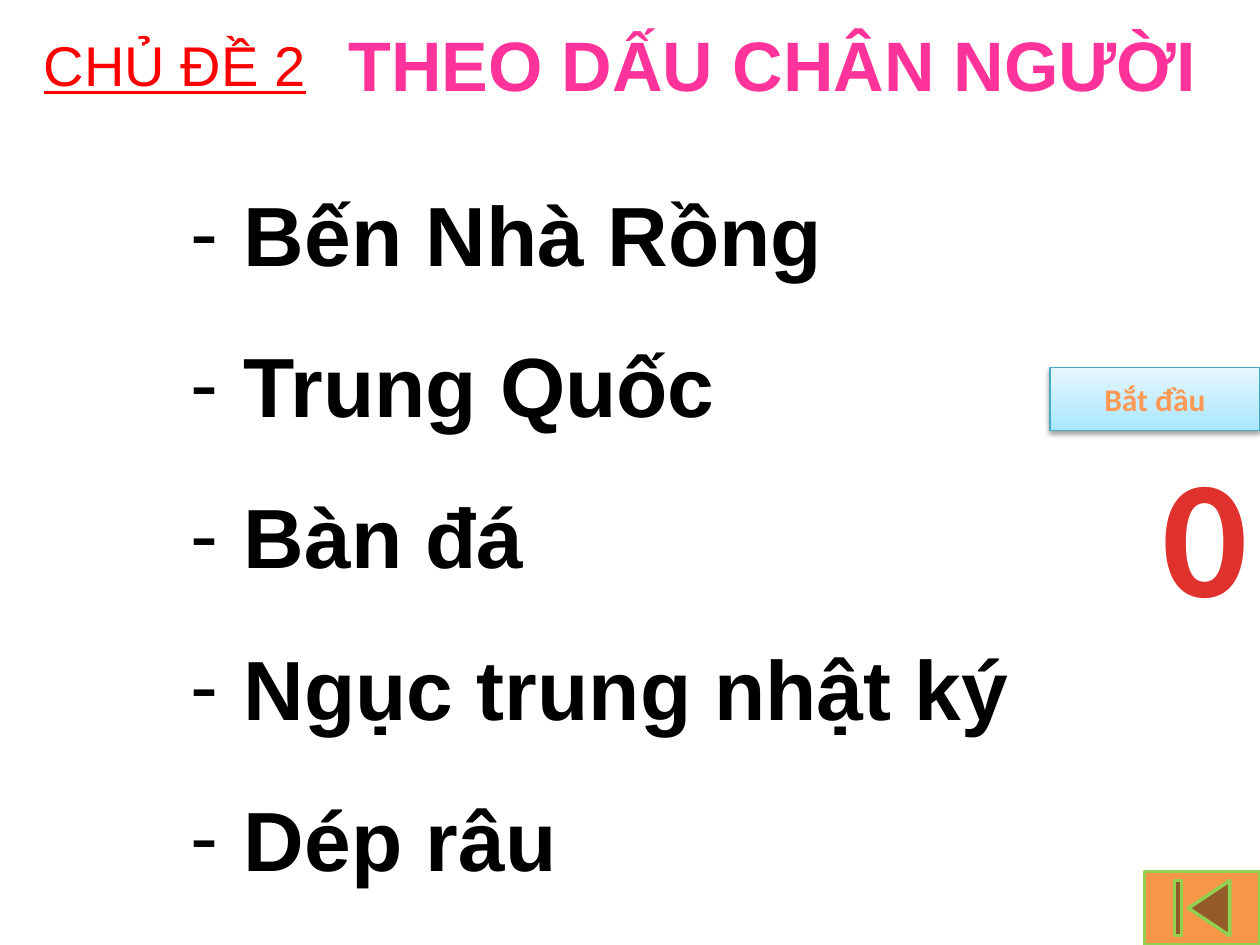
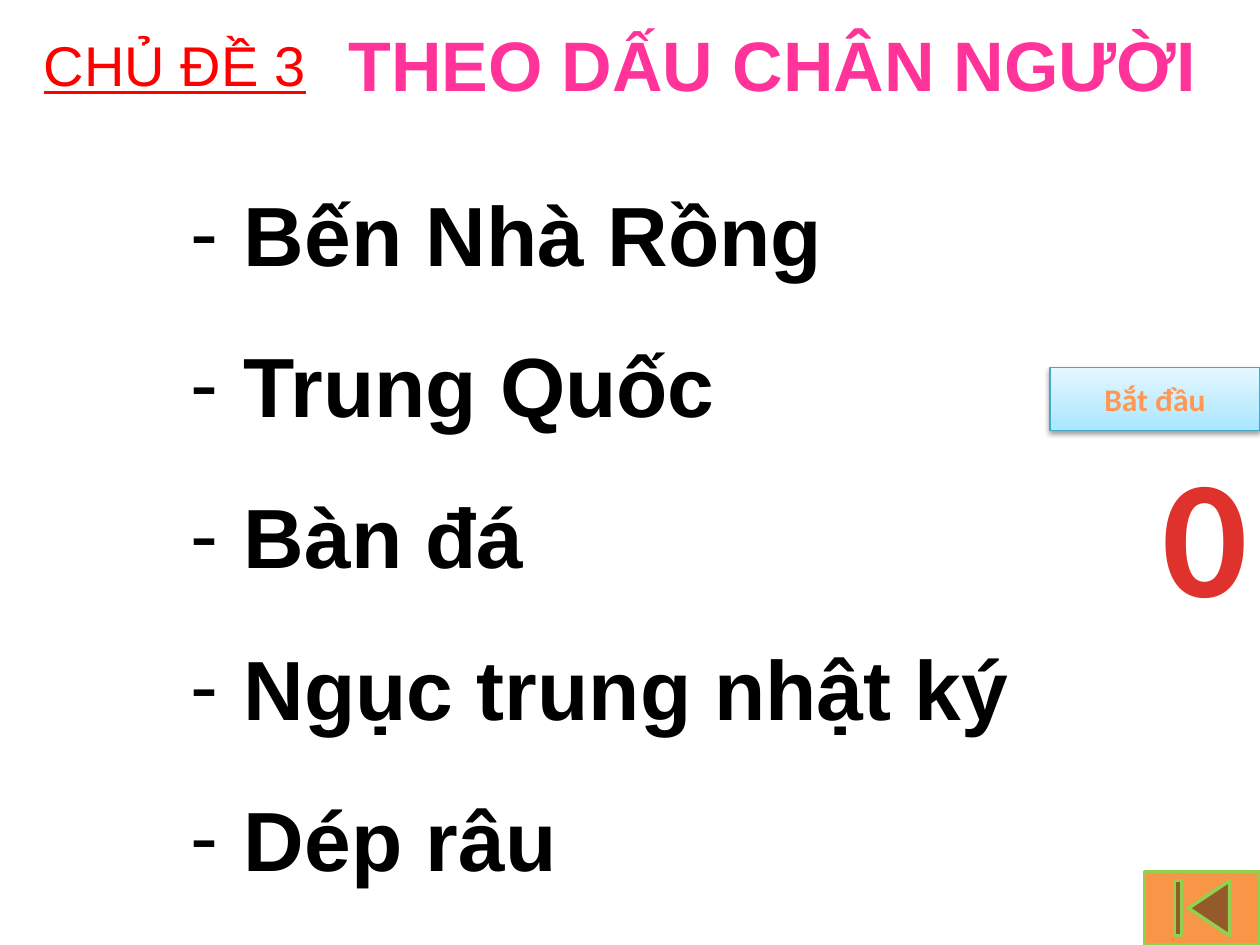
Before and after one commit to huytt/giao-an, a slide deck: slide 34 of hoi_thi.pptx (slide 13 before the commit). Drawn at 1260x945 pixels with LibreOffice and Linux fonts; fonts in the diff are those of the drawing; background and template pictures are left out. Boxes give left, top, right and bottom in pixels: in the first picture for what was removed or moved away, otherwise in the second. Text is boxed around its words. In the diff, an @@ line names an element or a change of style, - is before the commit and + after.

```diff
--- a/hoi_thi.pptx
+++ b/hoi_thi.pptx
@@ text at (x1=44, y1=42, x2=305, y2=94): text changed @@
-CHỦ ĐỀ 2
+CHỦ ĐỀ 3
```
Also in this commit, not shown: 12 other slides changed, 23 slides added, 1 slide removed.
